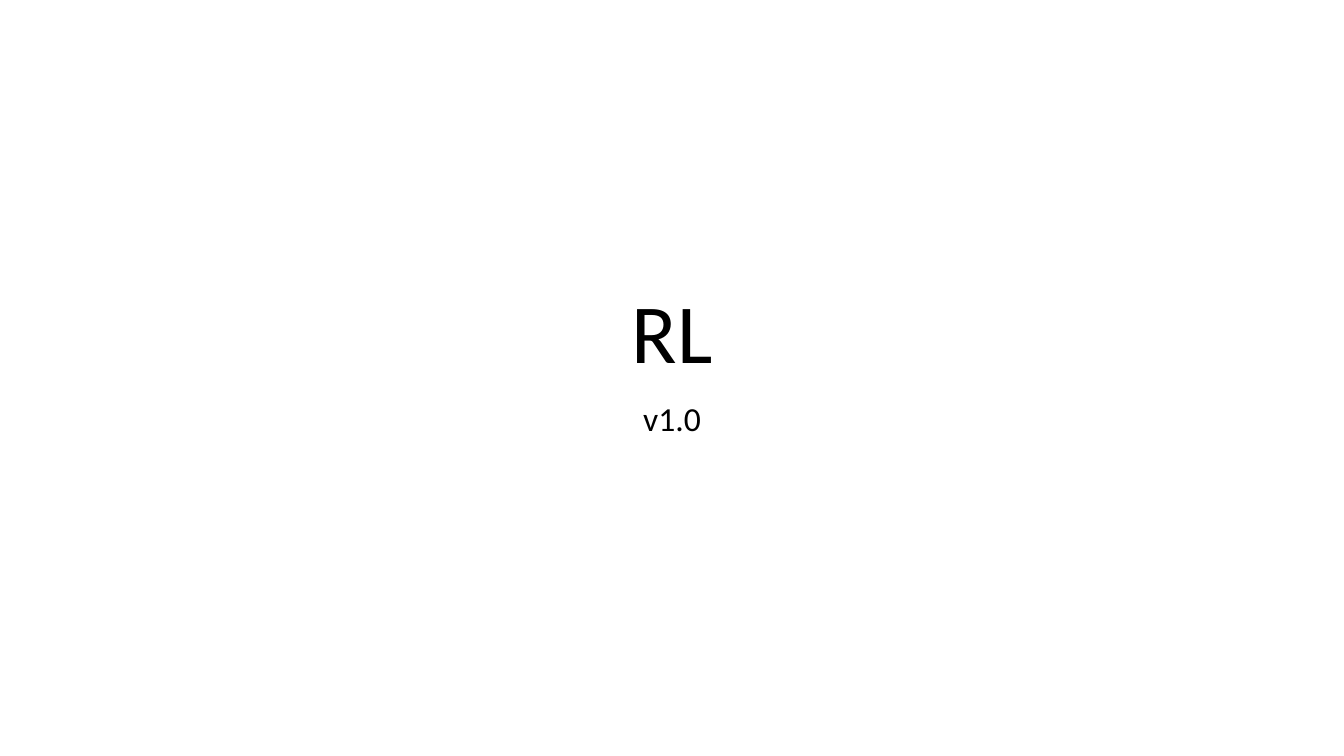
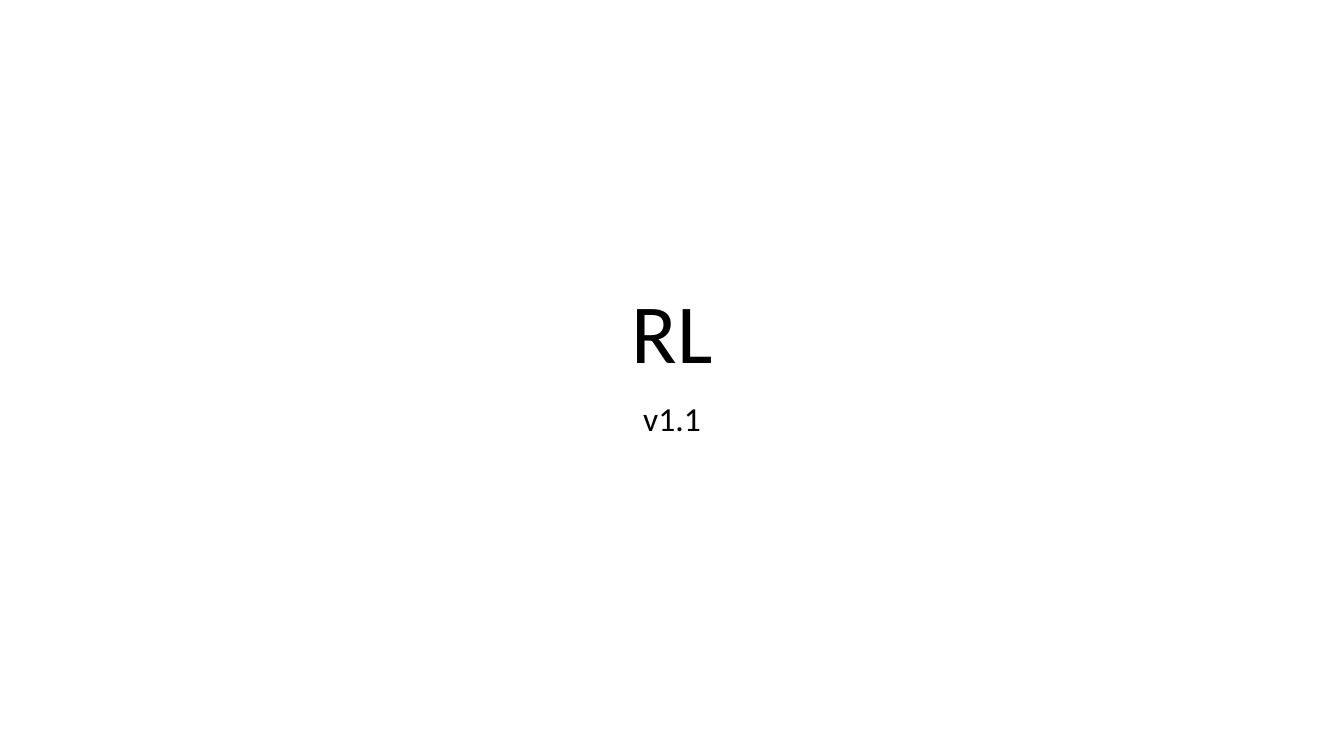
Before and after one commit to cailllev/PA, a slide deck: slide 11 of Model.pptx. Drawn at 1344x756 pixels with LibreOffice and Linux fonts; fonts in the diff are those of the drawing. Boxes give left, top, right and bottom in pixels: in the first picture for what was removed or moved away, otherwise in the second. Text is boxed around its words. In the diff, an @@ line names an element or a change of style, - is before the commit and + after.

```diff
--- a/Model.pptx
+++ b/Model.pptx
@@ subtitle at <box>643,409,701,432</box>: text changed @@
-v1.0
+v1.1
```
Also in this commit, not shown: 2 other slides changed.
